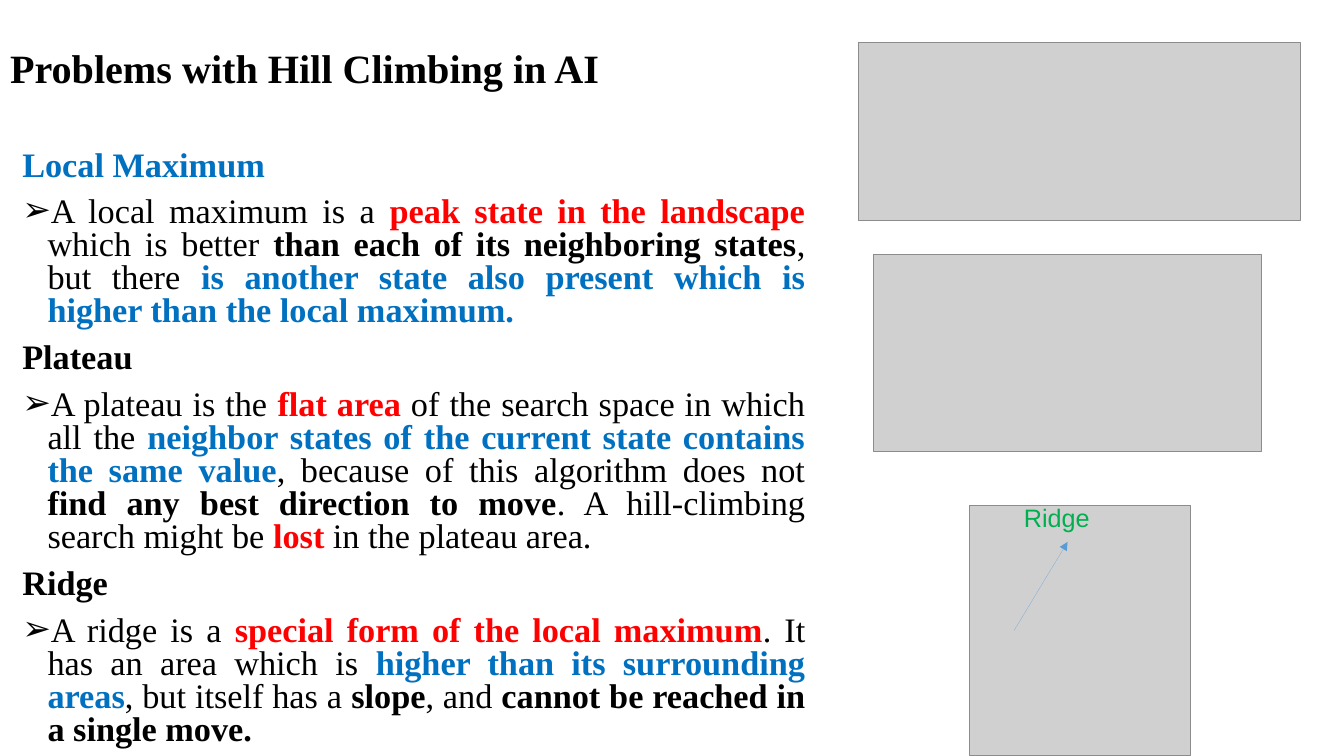
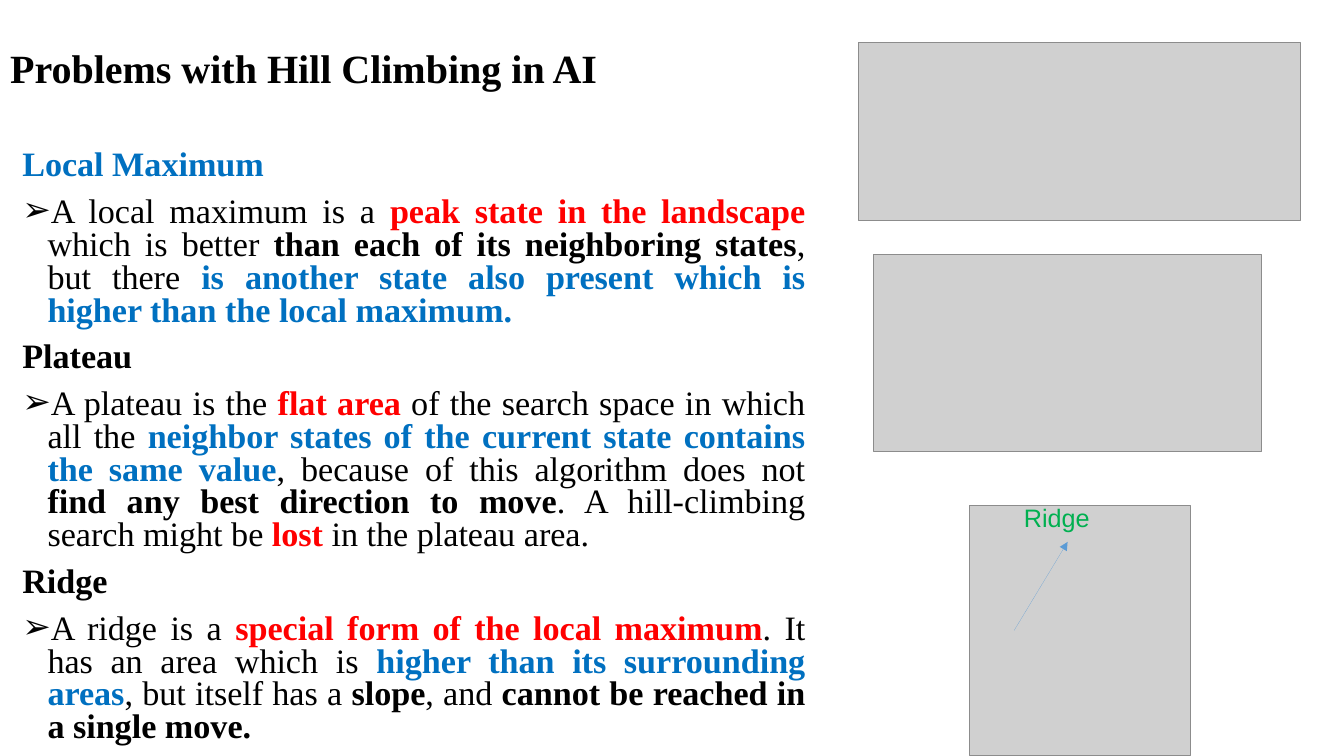
Before and after one commit to imranbuttcodes/SEMESTER_5, a slide deck: slide 48 of Artificial Intelligence/Course Material/Lec_08_Local Search.pptx. Drawn at 1344x756 pixels with LibreOffice and Linux fonts; fonts in the diff are those of the drawing; grey boxes stand for pictures. Boxes give left, top, right and bottom in pixels: in the first picture for what was removed or moved away, otherwise in the second. Text is boxed around its words. In the diff, an @@ line names an element or a change of style, - is before the commit and + after.

```diff
--- a/Artificial Intelligence/Course Material/Lec_08_Local Search.pptx
+++ b/Artificial Intelligence/Course Material/Lec_08_Local Search.pptx
@@ title "Problems with Hill Climbing in ..." at <box>10,55,597,91</box>: size 28.7 to 28.6 pt @@
@@ text "Local Maximum" at <box>22,152,806,745</box>: size 24.5 to 24.4 pt @@
```
Also in this commit, not shown: 8 other slides changed, 7 other files.
